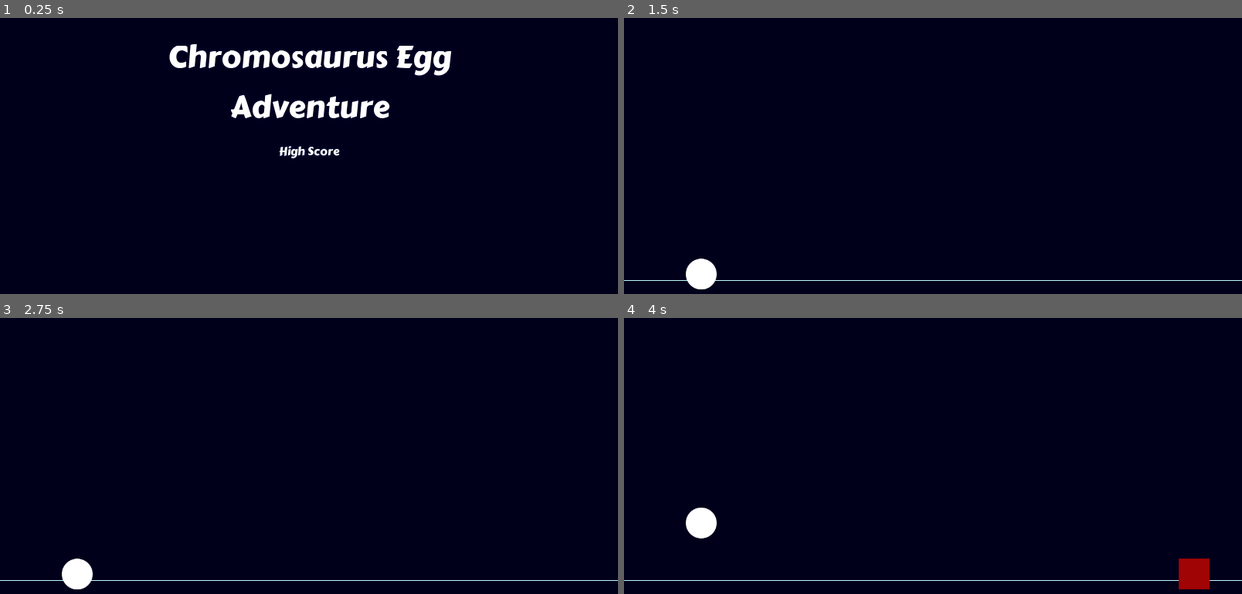
Above: before the commit, frames 1-4 (two rows, left to right).
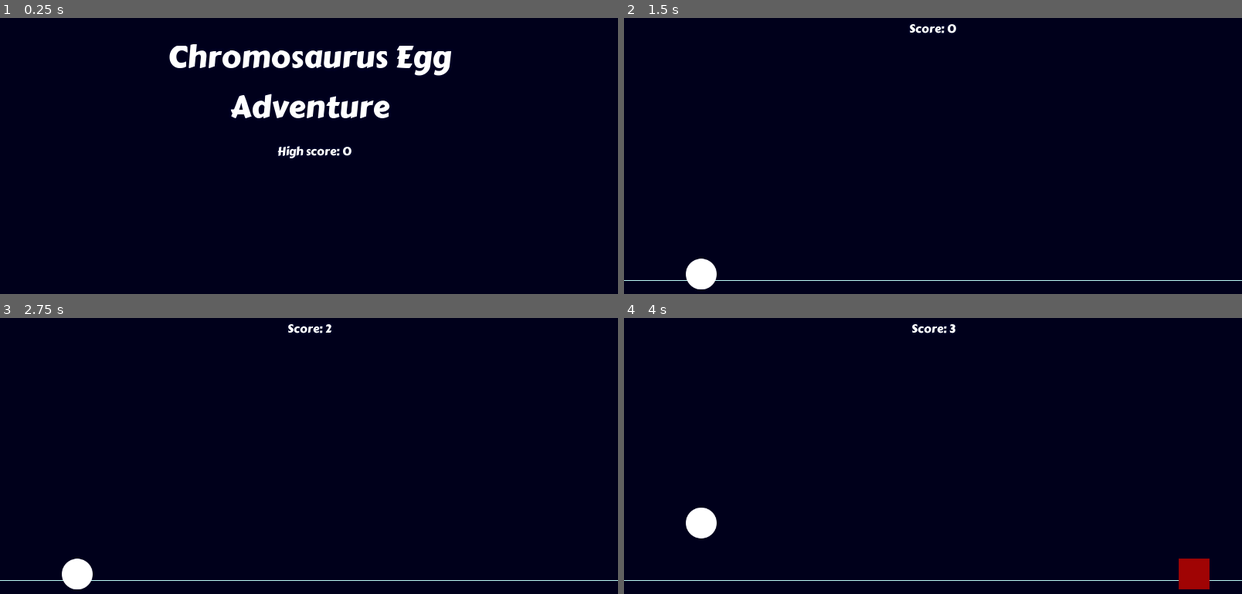
Above: after the commit, the same moments.

Repository: deutandev/Godot-Egg-Roll
Game: Godot game, scene res://src/UI/title.tscn
The game is run twice, just before and just after one commit, with the same random seed, the same clock (stepped at 60 frames per second) and the same inputs.
Inputs:
- Up to frame 1 (0.25 s): no input
- Up to frame 2 (1.5 s): tap Enter (ui_accept) at 0.5 s; tap Space (jump) at 0.6, 0.77, 1.07, 1.35 s
- Up to frame 3 (2.75 s): tap Space (jump) at 1.52, 1.82, 2.1 s
- Up to frame 4 (4 s): tap Enter (ui_accept) at 2.75 s; tap Space (jump) at 2.85, 3.02, 3.32, 3.6, 3.77 s

The runs differ from the first frame. In frame 1, 0.3% of the frame differs, in the area x 44-57%, y 46-51%; in frame 2, 0.1%; in frame 3, 0.1%; in frame 4, 0.1%.

Commit message:
Add scoring system

Diff:
--- a/project.godot
+++ b/project.godot
@@ -19,6 +19,10 @@
 run/main_scene="res://src/UI/title.tscn"
 boot_splash/bg_color=Color( 0.027451, 0, 0.113725, 1 )
 config/icon="res://icon.png"
+
+[autoload]
+
+Global="*res://src/Global/Global.tscn"
 
 [display]
 
--- /dev/null
+++ b/src/Global/Global.gd
@@ -0,0 +1,4 @@
+extends Node
+
+var current_score = 0
+var high_score = 0
--- /dev/null
+++ b/src/Global/Global.tscn
@@ -0,0 +1,6 @@
+[gd_scene load_steps=2 format=2]
+
+[ext_resource path="res://src/Global/Global.gd" type="Script" id=1]
+
+[node name="Global" type="Node"]
+script = ExtResource( 1 )
--- a/src/Main/Main.gd
+++ b/src/Main/Main.gd
@@ -1,11 +1,19 @@
 extends Node2D
 
 
+const OBSTACLE = preload("res://src/Obstacles/Obstacle.tscn")
+onready var score_label = $Control/CanvasLayer/ScoreLabel
 
-const OBSTACLE = preload("res://src/Obstacles/Obstacle.tscn")
-# var player_pos = $PlayerNode.position
 
 func _on_ObstacleTimer_timeout():
 	var obs = OBSTACLE.instance()
 	obs.position.y = $PlayerNode.position.y
 	add_child(obs)
+
+
+func _on_ScoreTimer_timeout():
+	Global.current_score += 1
+
+
+func _process(delta):
+	score_label.text = "Score: " + str(Global.current_score)
--- a/src/Main/Main.tscn
+++ b/src/Main/Main.tscn
@@ -1,8 +1,9 @@
-[gd_scene load_steps=5 format=2]
+[gd_scene load_steps=6 format=2]
 
 [ext_resource path="res://src/Player/Player.tscn" type="PackedScene" id=1]
 [ext_resource path="res://src/Main/Main.gd" type="Script" id=2]
 [ext_resource path="res://src/bg/Background.tscn" type="PackedScene" id=3]
+[ext_resource path="res://src/UI/ui_theme.tres" type="Theme" id=4]
 
 [sub_resource type="RectangleShape2D" id=1]
 extents = Vector2( 57.145, 8.00006 )
@@ -28,4 +29,28 @@
 autostart = true
 
 [node name="Background" parent="." instance=ExtResource( 3 )]
+
+[node name="Control" type="Control" parent="."]
+margin_right = 40.0
+margin_bottom = 40.0
+__meta__ = {
+"_edit_use_anchors_": false
+}
+
+[node name="CanvasLayer" type="CanvasLayer" parent="Control"]
+
+[node name="ScoreLabel" type="Label" parent="Control/CanvasLayer"]
+anchor_right = 1.0
+margin_top = 32.0
+margin_bottom = 70.0
+theme = ExtResource( 4 )
+text = "Score: "
+align = 1
+__meta__ = {
+"_edit_use_anchors_": false
+}
+
+[node name="ScoreTimer" type="Timer" parent="."]
+autostart = true
 [connection signal="timeout" from="ObstacleTimer" to="." method="_on_ObstacleTimer_timeout"]
+[connection signal="timeout" from="ScoreTimer" to="." method="_on_ScoreTimer_timeout"]
--- a/src/UI/title.gd
+++ b/src/UI/title.gd
@@ -1,4 +1,11 @@
 extends Control
+
+
+func _ready():
+	if Global.current_score > Global.high_score:
+		Global.high_score = Global.current_score
+	$HighScore.text = "High score: " + str(Global.high_score)
+
 
 func _process(delta):
 	if Input.is_action_just_pressed("jump"):
